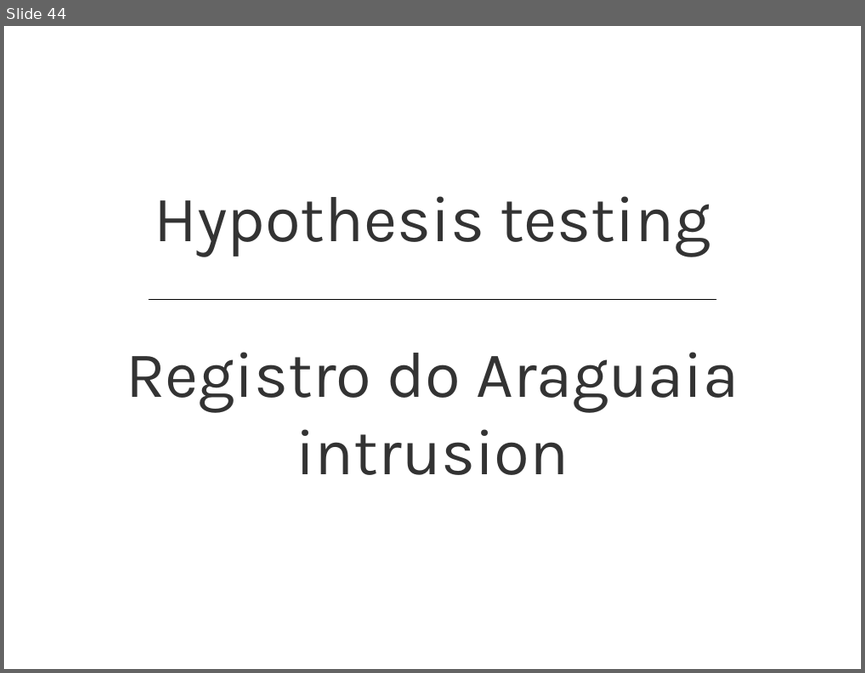
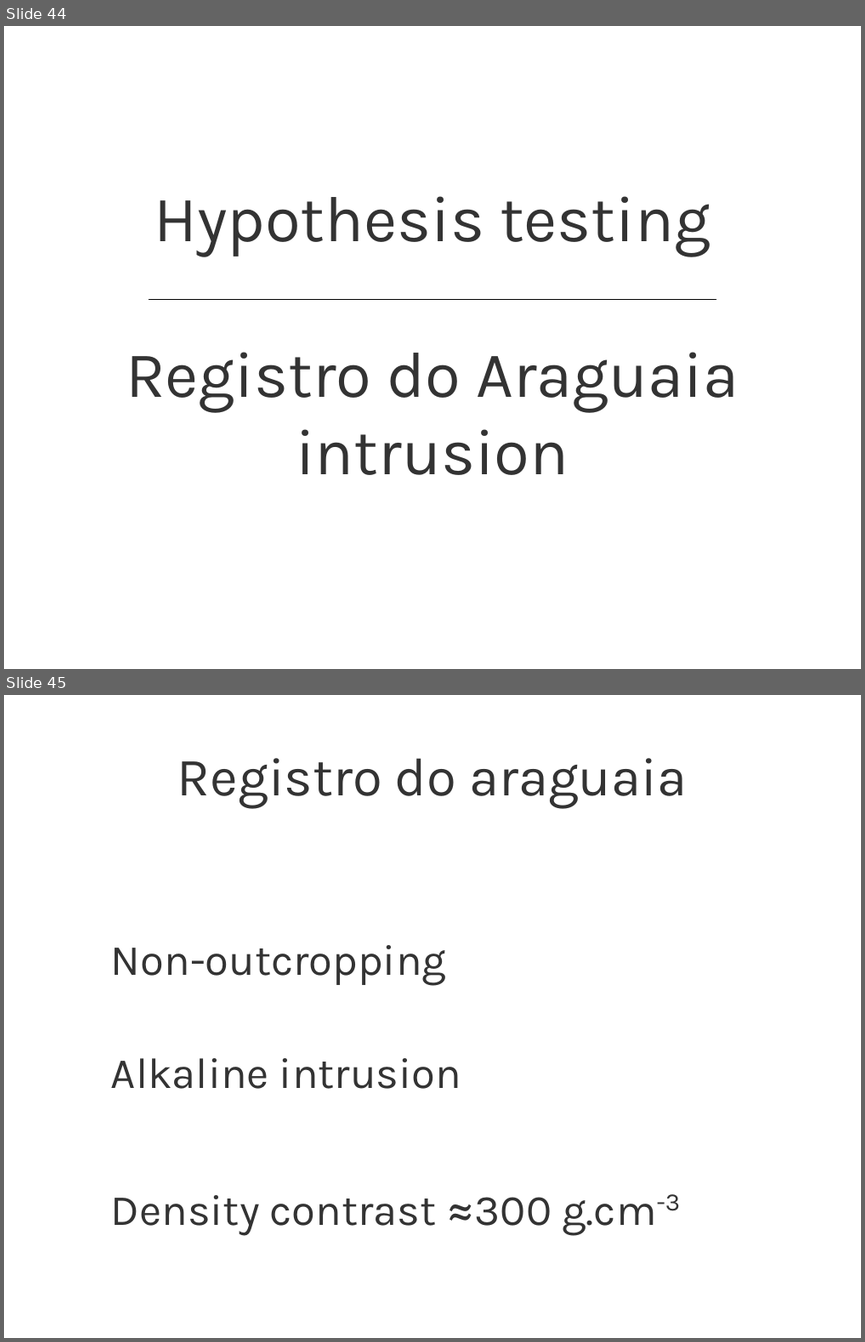
Before and after one commit to leouieda/gghs2012, a slide deck: presentation/uieda_barbosa_iag2012.odp. Shown one above the other, each under a label of ours: slide 44 before the commit, slides 44 and 45 after it. The pictures are 865x673 and 865x1342 pixels, drawn with LibreOffice and Linux fonts; fonts in the diff are those of the drawing; background and template pictures are left out. Boxes give left, top, right and bottom in pixels: in the first picture for what was removed or moved away, otherwise in the second. Text is boxed around its words. In the diff, an @@ line names an element or a change of style, - is before the commit and + after.

Commit message:
Presentation: finished registro araguaia and conclusion

```diff
--- a/presentation/uieda_barbosa_iag2012.odp
+++ b/presentation/uieda_barbosa_iag2012.odp
@@ slide 45 added at box(4, 695, 861, 1338), background picture (left out) @@
@@ title added at box(177, 758, 687, 809), 50 pt, text #333333 @@
+Registro do araguaia
@@ text added at box(111, 945, 681, 1235), 40 pt, text #333333 @@
+● Non-outcropping
+● Alkaline intrusion
+● Density contrast ≈300 g.cm-3
```
Also in this commit, not shown: 32 other slides added, 1 slide removed, 3 other files.
